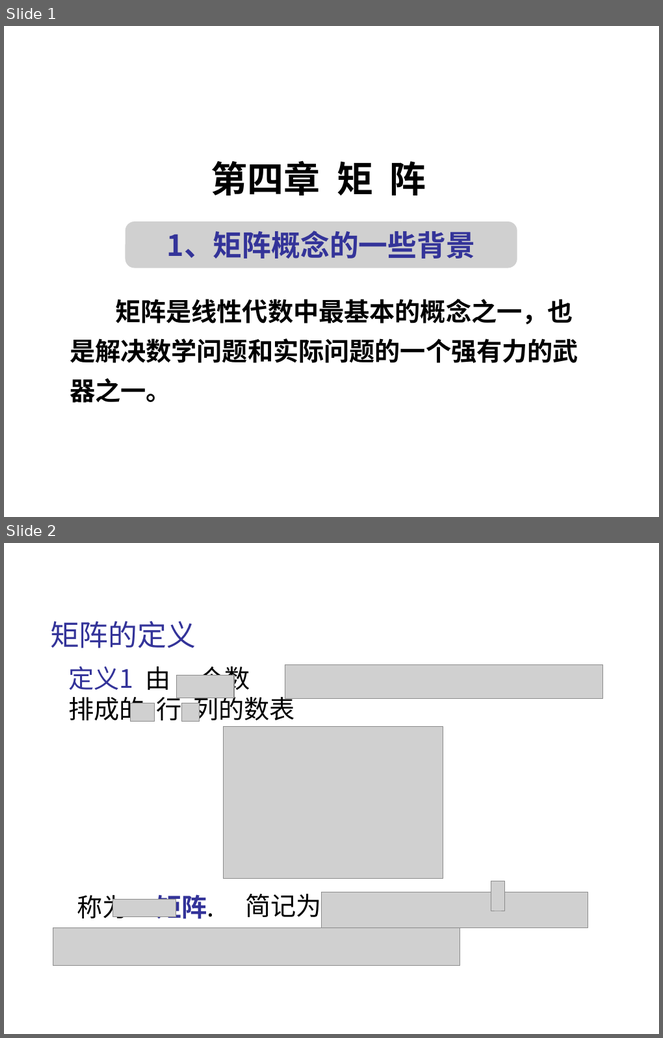
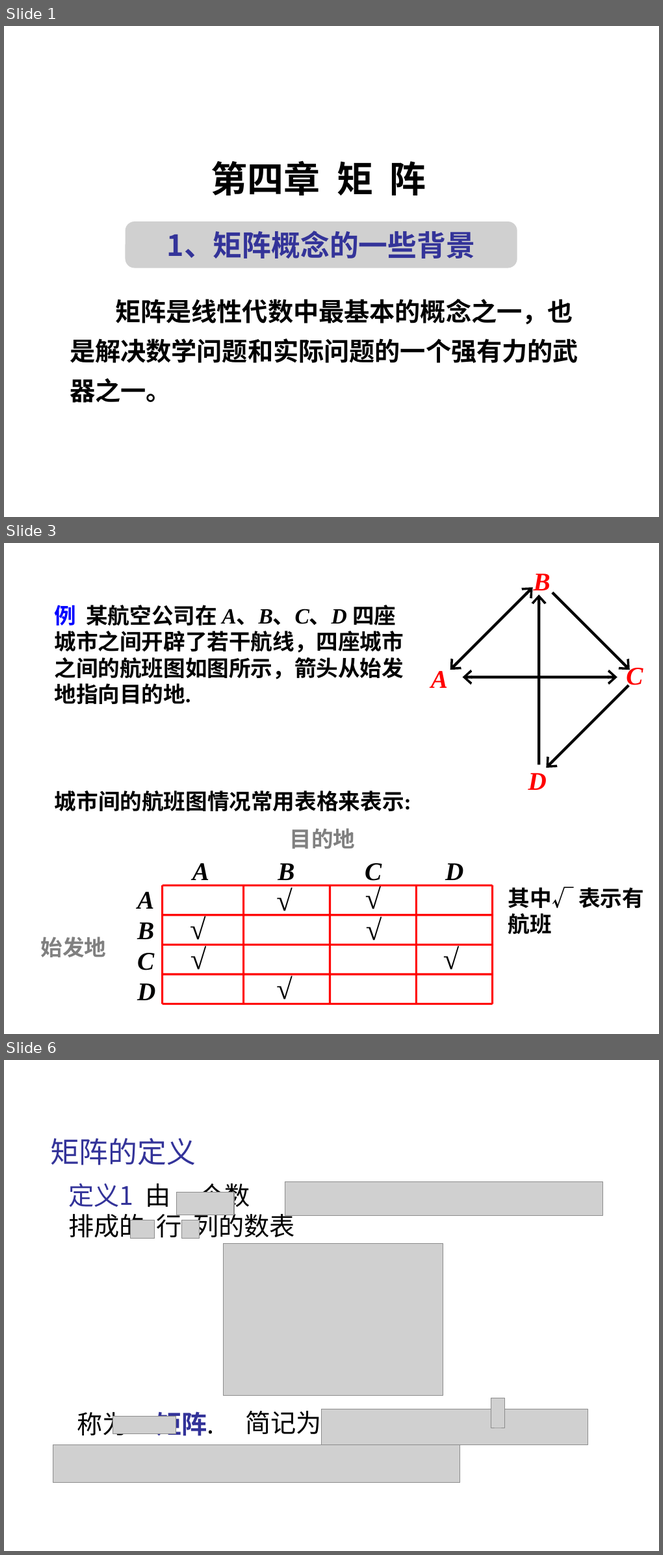
Before and after one commit to zhangbiaomath/zhangbiaomath.github.io, a slide deck: teaching/gaodai/ch4/高等代数第4章-矩阵.ppt. Shown one above the other, each under a label of ours: slides 1 and 2 before the commit, slides 1, 3 and 6 after it; the slides between them are not shown. The pictures are 663x1038 and 663x1555 pixels, drawn with LibreOffice and Linux fonts; fonts in the diff are those of the drawing; grey boxes stand for pictures. Boxes give left, top, right and bottom in pixels: in the first picture for what was removed or moved away, otherwise in the second. Text is boxed around its words. In the diff, an @@ line names an element or a change of style, - is before the commit and + after.

```diff
--- a/teaching/gaodai/ch4/高等代数第4章-矩阵.ppt
+++ b/teaching/gaodai/ch4/高等代数第4章-矩阵.ppt
@@ slide 3 added at (4, 543, 659, 1034), background #FFFFFF @@
@@ text added at (534, 574, 551, 595), 28 pt, text #FF0000, bold, italic @@
+B
@@ double arrow added from (450, 670) to (532, 588), #000000 3 pt @@
@@ arrow added from (540, 765) to (540, 595), #000000 3 pt @@
@@ arrow added from (553, 593) to (630, 670), #000000 3 pt @@
@@ text added at (54, 605, 404, 704), 24 pt, text #000000, bold @@
+例 某航空公司在 A、B、C、D 四座城市之间开辟了若干航线，四座城市之间的航班图如图所示，箭头从始发地指向目的地.
@@ text added at (431, 671, 448, 688), 28 pt, text #FF0000, bold, italic @@
+A
@@ double arrow added from (463, 678) to (617, 678), #000000 3 pt @@
@@ text added at (626, 665, 643, 690), 28 pt, text #FF0000, bold, italic @@
+C
@@ arrow added from (629, 685) to (547, 768), #000000 3 pt @@
@@ text added at (529, 773, 547, 790), 28 pt, text #FF0000, bold, italic @@
+D
@@ text added at (55, 791, 412, 811), 24 pt, text #000000, bold @@
+城市间的航班图情况常用表格来表示:
@@ group added at (41, 828, 644, 1005): 10 lines, 5 texts @@
+其中√ 表示有航班
+始发地
+A
+B
+C
+D
+目的地
+A B C D
@@ text added at (270, 878, 299, 921), 32 pt, text #000000, bold @@
+√
@@ text added at (183, 907, 213, 949), 32 pt, text #000000, bold @@
+√
@@ group added at (184, 877, 466, 1010): 5 texts @@
+√
+√
+√
+√
+√
@@ what was slide 2 is now slide 6 @@
```
Also in this commit, not shown: 3 slides changed, 5 other slides added, 2 slides removed, 1 other file.
